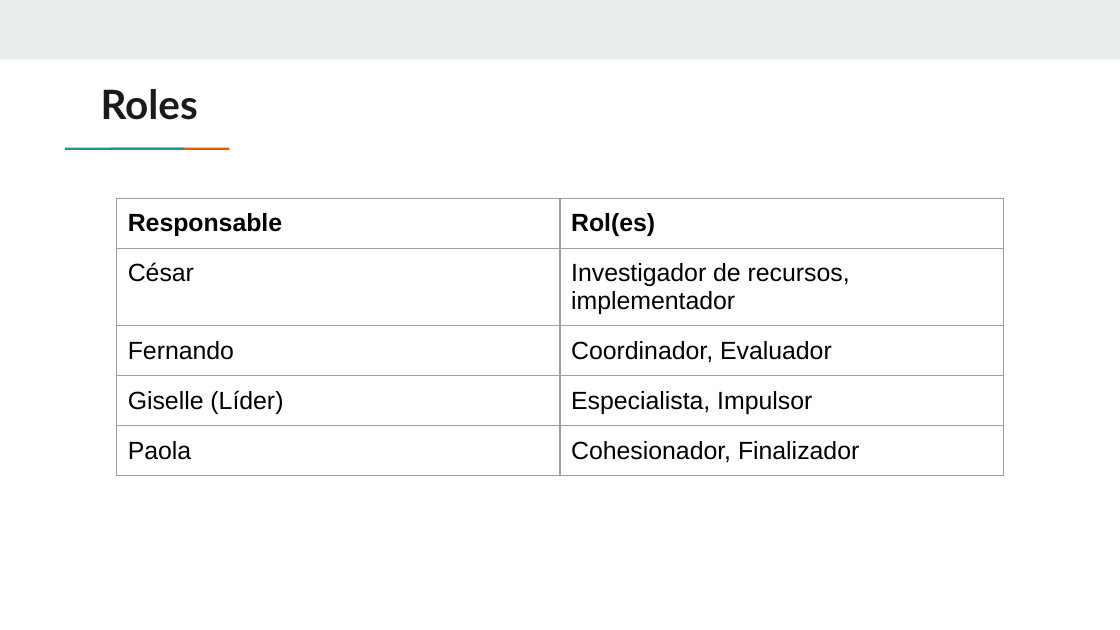
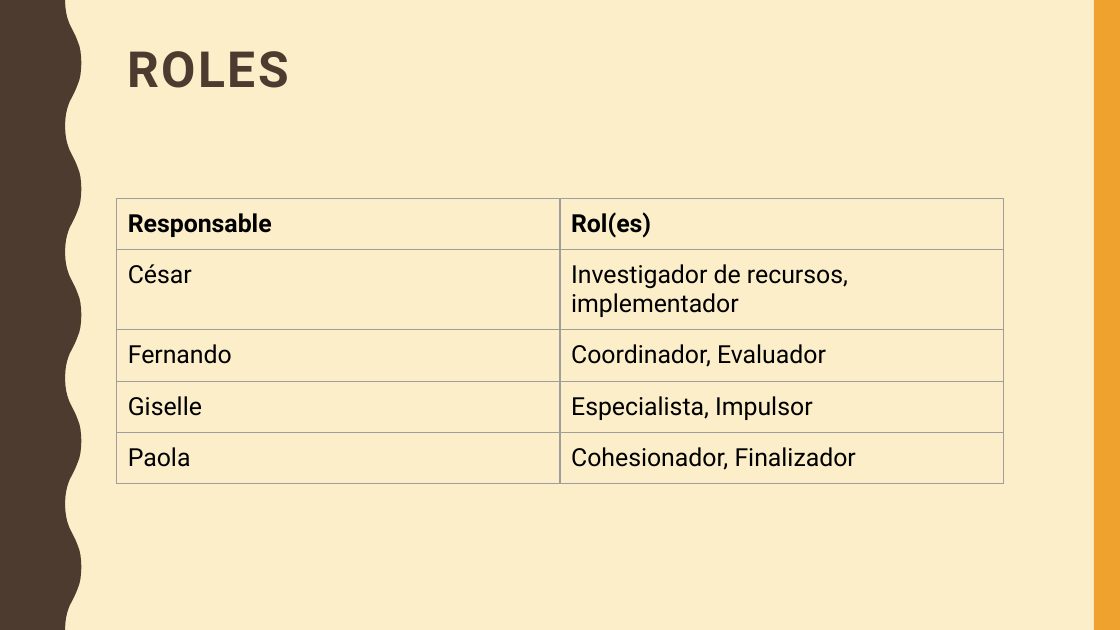
Before and after one commit to lagis/DEUV, a slide deck: slide 5 of Estrategia de equipo de alto desempeño.pptx. Drawn at 1120x630 pixels with LibreOffice and Linux fonts; fonts in the diff are those of the drawing. Boxes give left, top, right and bottom in pixels: in the first picture for what was removed or moved away, otherwise in the second. Text is boxed around its words. In the diff, an @@ line names an element or a change of style, - is before the commit and + after.

```diff
--- a/Estrategia de equipo de alto desempeño.pptx
+++ b/Estrategia de equipo de alto desempeño.pptx
@@ background #FFFFFF to #FBEEC9 @@
@@ rectangle removed at [0,0,1120,59] @@
@@ freeform shape added at [0,0,82,629], fill #4E3B30 @@
@@ rectangle added at [1094,0,1120,629], fill #F0A22E @@
@@ title at [128,51,289,88]: text changed; size 26 to 32 pt; font Lato to Roboto; text colour #1A1A1A to #4E3B30 @@
-Roles
+ROLES
@@ rectangle removed at [102,146,148,151] @@
@@ rectangle removed at [147,146,193,151] @@
@@ table at [116,198,1004,489] @@
-row 4, column 1: Giselle (Líder)
+row 4, column 1: Giselle
@@ font Arial to Roboto @@
```
Also in this commit, not shown: 3 other slides changed, 1 slide added, 1 slide removed, 1 other file.
